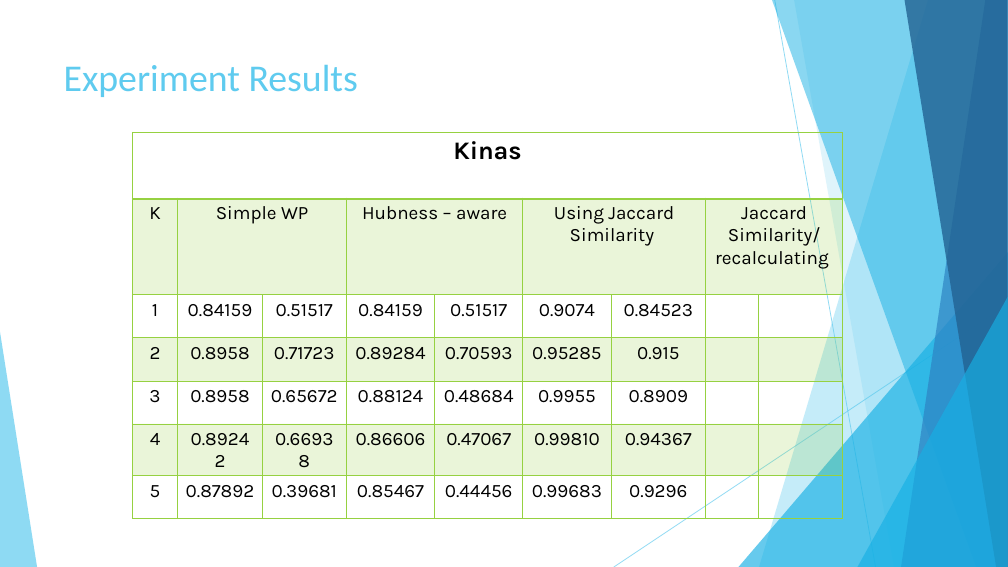
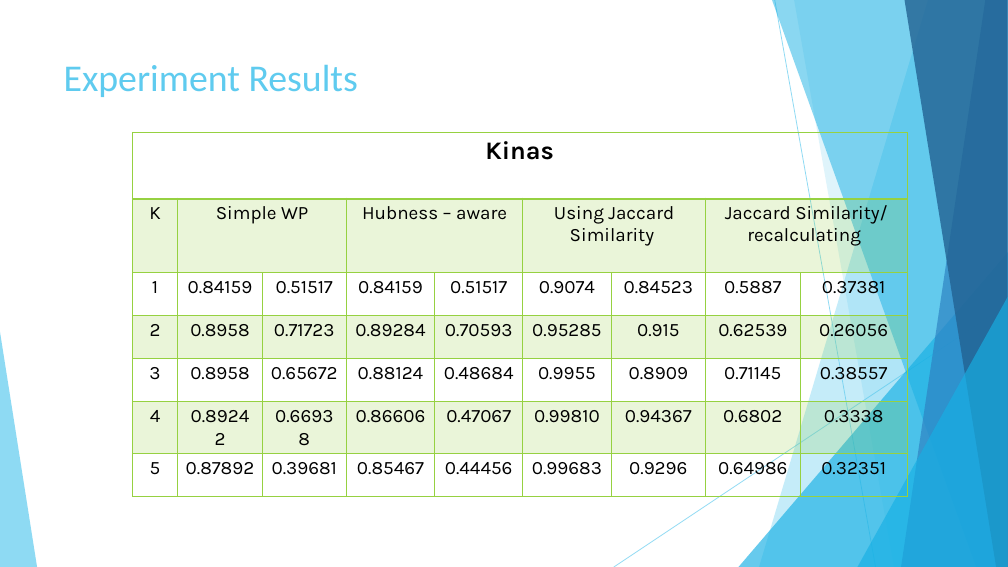
Before and after one commit to AbdullahAlZoabi/Drug-Target-Interaction-Prediction, a slide deck: slide 24 of Drug-Target Interaction Prediction.pptx. Drawn at 1008x567 pixels with LibreOffice and Linux fonts; fonts in the diff are those of the drawing. Boxes give left, top, right and bottom in pixels: in the first picture for what was removed or moved away, otherwise in the second. Text is boxed around its words. In the diff, an @@ line names an element or a change of style, - is before the commit and + after.

Commit message:
Update slides

```diff
--- a/Drug-Target Interaction Prediction.pptx
+++ b/Drug-Target Interaction Prediction.pptx
@@ table at box(132, 132, 907, 491) @@
-row 3, column 8: 
+row 3, column 8: 0.5887
-row 3, column 9: 
+row 3, column 9: 0.37381
-row 4, column 8: 
+row 4, column 8: 0.62539
-row 4, column 9: 
+row 4, column 9: 0.26056
-row 5, column 8: 
+row 5, column 8: 0.71145
-row 5, column 9: 
+row 5, column 9: 0.38557
-row 6, column 8: 
+row 6, column 8: 0.6802
-row 6, column 9: 
+row 6, column 9: 0.3338
-row 7, column 8: 
+row 7, column 8: 0.64986
-row 7, column 9: 
+row 7, column 9: 0.32351
@@ table: place and size @@
-table at box(132, 132, 843, 513)
+table at box(132, 132, 907, 491)
```
Also in this commit, not shown: 1 slide added, 1 other file.
